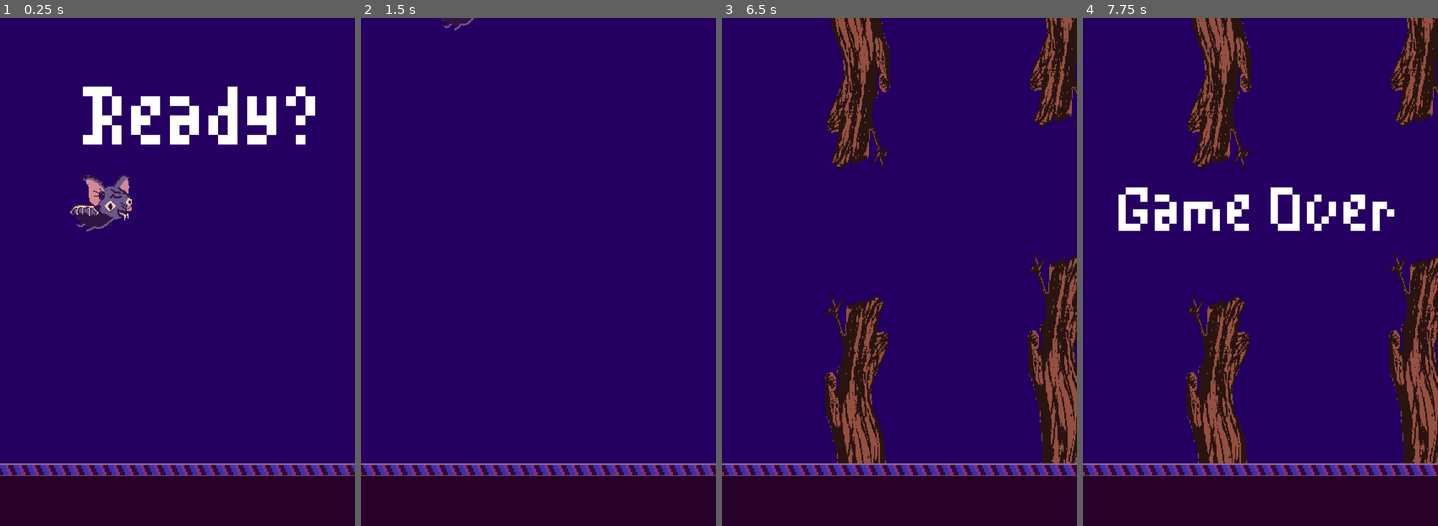
Above: before the commit, frames 1-4 (left to right).
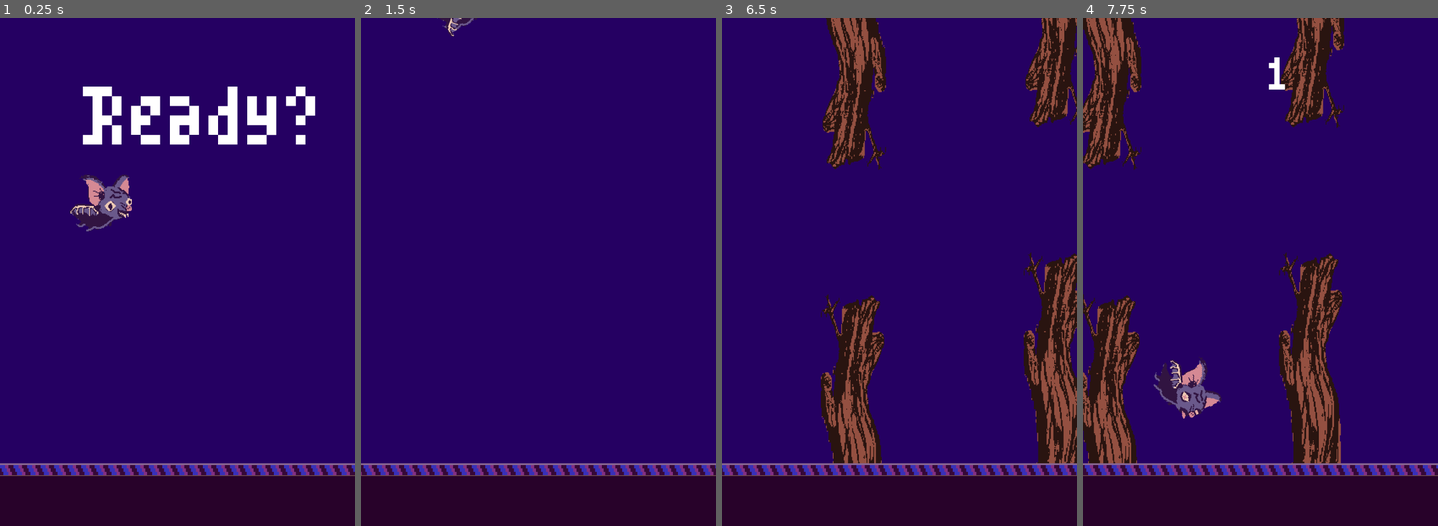
Above: after the commit, the same moments.

Repository: spncr/flurpy-bat
Game: Godot game, scene res://world.tscn
Two runs of this game, one before a commit and one after it. Both use one fixed random seed, a clock stepped at 60 frames per second and the inputs below.
Inputs:
- Up to frame 1 (0.25 s): no input
- Up to frame 2 (1.5 s): tap Enter at 0.5 s; tap Space (button) at 0.6, 1.35 s
- Up to frame 3 (6.5 s): tap Space (button) at 2, 2.1, 2.85, 3.5, 3.6, 4.35, 5.1, 5.85 s; tap Enter at 2.75 s
- Up to frame 4 (7.75 s): tap Space (button) at 6.6, 7.35 s

The runs differ from the first frame. In frame 1, less than 0.1% of the frame differs, in the area x 35-37%, y 38-40%; in frame 2, less than 0.1%; in frame 3, 12%; in frame 4, 34%, in the area x 0-100%, y 0-90%.

Commit message:
Bat Death and Jump

Diff:
--- a/bat.gd
+++ b/bat.gd
@@ -4,18 +4,21 @@
 
 var velocity = Vector2.ZERO
 var playing = false
+var can_input = false
 
 @export var grav = 1100
 @export var MAX_SPEED = 1200
 @export var power = 32000
 
-@onready var sprite = $body
+@onready var _sprite = $body
+
 
 func _process(delta):
 	if playing:
 		velocity.y += grav * delta
 
-		if Input.is_action_just_pressed("button"):
+		if Input.is_action_just_pressed("button") and can_input:
+			$AnimationPlayer.play("jump")
 			velocity.y -= power * delta
 
 		velocity.y = clamp(velocity.y, -MAX_SPEED, MAX_SPEED)
@@ -25,19 +28,29 @@
 			new_rotation = remap(velocity.y, -MAX_SPEED, 0, -PI/4, 0)
 		else:
 			new_rotation = remap(velocity.y, 0, MAX_SPEED, 0, PI)
-
-		sprite.set_rotation(lerp_angle(sprite.rotation, new_rotation, delta * 30))
+		_sprite.set_rotation(lerp_angle(_sprite.rotation, new_rotation, delta * 30))
 
 		position += velocity * delta
 		if position.y >= 500:
 			velocity.y = 0
 		position.y = clampf(position.y, -100, 500)
 
-func start(pos):
+
+func get_ready(pos):
 	position = pos
+	can_input = true
+	$AnimationPlayer.play("flappy")
+	_sprite.set_rotation(0)
+
+func _on_area_entered(area):
+	if area.name == "Floor":
+		playing = false
+		emit_signal("died") # Replace with function body.
+	velocity = Vector2.ZERO
+	$AnimationPlayer.play('dead')
+	can_input = false
 
 
-func _on_area_entered(area):
-	velocity = Vector2.ZERO
-	playing = false
-	emit_signal("died") # Replace with function body.
+func _on_animation_player_animation_finished(anim_name):
+	if anim_name == "jump":
+		$AnimationPlayer.play("flappy")
--- a/bat.tscn
+++ b/bat.tscn
@@ -1,7 +1,8 @@
-[gd_scene load_steps=9 format=3 uid="uid://brsb4agovh7fr"]
+[gd_scene load_steps=11 format=3 uid="uid://brsb4agovh7fr"]
 
 [ext_resource type="Script" path="res://bat.gd" id="1_icw6q"]
 [ext_resource type="Texture2D" uid="uid://c8tp050wq4yk3" path="res://bat_body.png" id="3_1cqq4"]
+[ext_resource type="Texture2D" uid="uid://dbnwste6m2nw3" path="res://bat_dead.png" id="4_48oam"]
 [ext_resource type="Texture2D" uid="uid://b7wmq5k4lj0px" path="res://bat_wing.png" id="4_w73b1"]
 
 [sub_resource type="Animation" id="Animation_bkse2"]
@@ -13,6 +14,42 @@
 tracks/0/interp = 1
 tracks/0/loop_wrap = true
 tracks/0/keys = {
+"times": PackedFloat32Array(0),
+"transitions": PackedFloat32Array(1),
+"update": 0,
+"values": [0.0]
+}
+tracks/1/type = "value"
+tracks/1/imported = false
+tracks/1/enabled = true
+tracks/1/path = NodePath("body/death:visible")
+tracks/1/interp = 1
+tracks/1/loop_wrap = true
+tracks/1/keys = {
+"times": PackedFloat32Array(0),
+"transitions": PackedFloat32Array(1),
+"update": 1,
+"values": [false]
+}
+tracks/2/type = "value"
+tracks/2/imported = false
+tracks/2/enabled = true
+tracks/2/path = NodePath("body/death:modulate")
+tracks/2/interp = 1
+tracks/2/loop_wrap = true
+tracks/2/keys = {
+"times": PackedFloat32Array(0),
+"transitions": PackedFloat32Array(1),
+"update": 0,
+"values": [Color(1, 1, 1, 0)]
+}
+tracks/3/type = "value"
+tracks/3/imported = false
+tracks/3/enabled = true
+tracks/3/path = NodePath("body:rotation")
+tracks/3/interp = 1
+tracks/3/loop_wrap = true
+tracks/3/keys = {
 "times": PackedFloat32Array(0),
 "transitions": PackedFloat32Array(1),
 "update": 0,
@@ -36,18 +73,70 @@
 "update": 0,
 "values": [0.0, 0.314159, -0.314159]
 }
+tracks/1/type = "value"
+tracks/1/imported = false
+tracks/1/enabled = true
+tracks/1/path = NodePath("body/death:visible")
+tracks/1/interp = 1
+tracks/1/loop_wrap = true
+tracks/1/keys = {
+"times": PackedFloat32Array(0),
+"transitions": PackedFloat32Array(1),
+"update": 1,
+"values": [false]
+}
 
-[sub_resource type="Animation" id="Animation_bpbxo"]
-resource_name = "hover"
-length = 0.32
-loop_mode = 1
-step = 0.08
+[sub_resource type="Animation" id="Animation_6nuva"]
+resource_name = "dead"
+length = 0.3
+tracks/0/type = "value"
+tracks/0/imported = false
+tracks/0/enabled = true
+tracks/0/path = NodePath("body/death:visible")
+tracks/0/interp = 1
+tracks/0/loop_wrap = true
+tracks/0/keys = {
+"times": PackedFloat32Array(0),
+"transitions": PackedFloat32Array(1),
+"update": 1,
+"values": [true]
+}
+tracks/1/type = "value"
+tracks/1/imported = false
+tracks/1/enabled = true
+tracks/1/path = NodePath("body/death:modulate")
+tracks/1/interp = 1
+tracks/1/loop_wrap = true
+tracks/1/keys = {
+"times": PackedFloat32Array(0, 0.3),
+"transitions": PackedFloat32Array(1, 1),
+"update": 0,
+"values": [Color(1, 1, 1, 0), Color(1, 1, 1, 1)]
+}
+
+[sub_resource type="Animation" id="Animation_rfvn2"]
+resource_name = "jump"
+length = 0.24
+step = 0.06
+tracks/0/type = "value"
+tracks/0/imported = false
+tracks/0/enabled = true
+tracks/0/path = NodePath("body/wing:rotation")
+tracks/0/interp = 2
+tracks/0/loop_wrap = true
+tracks/0/keys = {
+"times": PackedFloat32Array(0, 0.06, 0.18),
+"transitions": PackedFloat32Array(1, 1, 1),
+"update": 0,
+"values": [0.0, -0.837758, -0.837758]
+}
 
 [sub_resource type="AnimationLibrary" id="AnimationLibrary_8ltc3"]
 _data = {
 "RESET": SubResource("Animation_bkse2"),
+"dead": SubResource("Animation_6nuva"),
 "flappy": SubResource("Animation_1lw7i"),
-"hover": SubResource("Animation_bpbxo")
+"jump": SubResource("Animation_rfvn2")
 }
 
 [sub_resource type="RectangleShape2D" id="RectangleShape2D_hmpo5"]
@@ -67,6 +156,11 @@
 texture = ExtResource("4_w73b1")
 offset = Vector2(2.89649, -10.7651)
 
+[node name="death" type="Sprite2D" parent="body"]
+visible = false
+modulate = Color(1, 1, 1, 0)
+texture = ExtResource("4_48oam")
+
 [node name="AnimationPlayer" type="AnimationPlayer" parent="."]
 autoplay = "flappy"
 libraries = {
@@ -79,3 +173,4 @@
 metadata/_edit_lock_ = true
 
 [connection signal="area_entered" from="." to="." method="_on_area_entered"]
+[connection signal="animation_finished" from="AnimationPlayer" to="." method="_on_animation_player_animation_finished"]
--- a/world.gd
+++ b/world.gd
@@ -27,12 +27,12 @@
 	_score_label.visible = false
 	_game_over_label.visible = false
 	game_state = GameState.READY
+	_bat.get_ready(_start_position)
 
 
 func _process(delta):
 	match game_state:
 		GameState.READY:
-			_bat.start(_start_position)
 			move_floor(delta)
 			if Input.is_action_just_pressed("button"):
 				start_game()
@@ -50,7 +50,7 @@
 	get_tree().call_group("obstacles", "queue_free")
 	_ready_label.visible = true
 	_score_label.visible = false
-	_bat.start(_start_position)
+	_bat.get_ready(_start_position)
 	move_floor(delta)
 	_animation_player.play_backwards("fade_to_black")
 	await _animation_player.animation_finished
Binary file changed: bat.ase
Binary file changed: bat_body.png
Binary file added: bat_dead.png
Not shown, added: bat_dead.png.import
